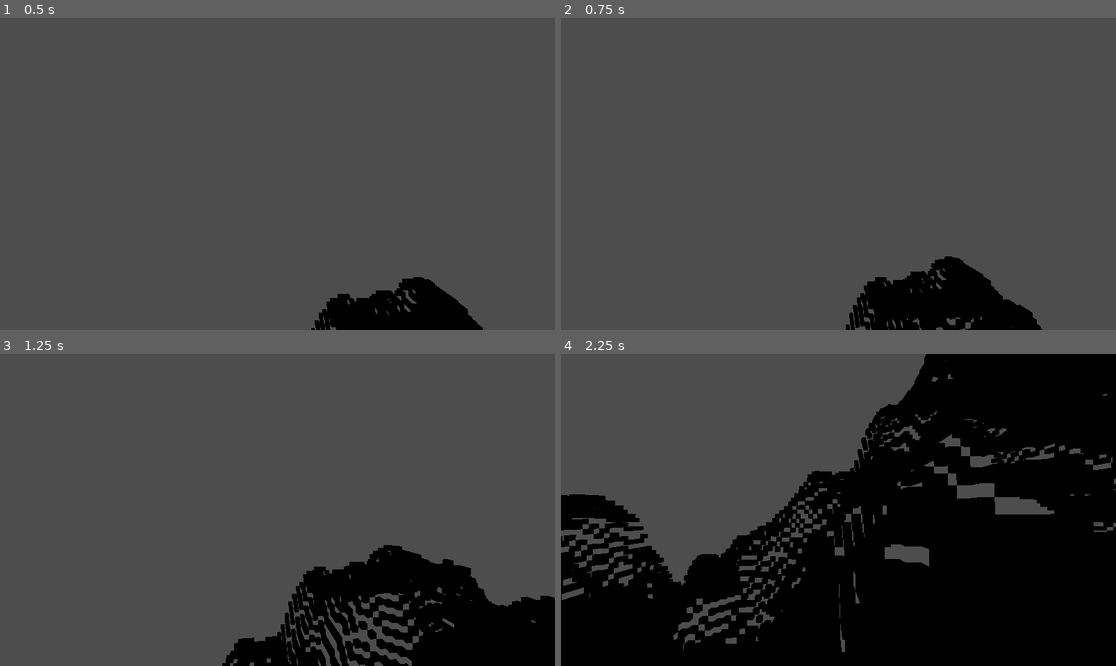
Above: before the commit, frames 1-4 (two rows, left to right).
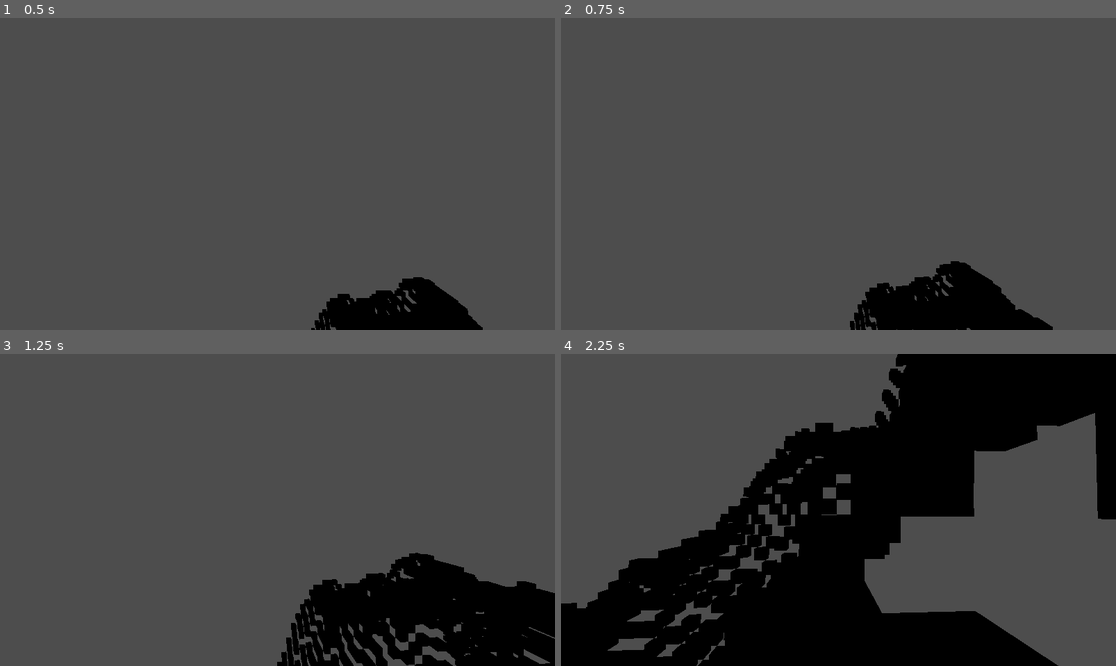
Above: after the commit, the same moments.

Repository: MaximilianFoerstlOTH/Procedural-Generation-Test
Game: Godot game, scene res://Game.tscn
Same seed, same stepped clock (60 frames per second), same inputs: the game is played once before the commit and once after it. The project has no main scene, so this scene is started directly.
Inputs (mouse positions are in pixels of both pictures, inside the frame that each line leads up to):
- Up to frame 1 (0.5 s): no input
- Up to frame 2 (0.75 s): tap Enter at 0.5 s; move the mouse to (866, 174) at 0.52 s; hold W (move_forward, bound only after the commit) from 0.53 s (still down); tap Q at 0.6 s
- Up to frame 3 (1.25 s): keep holding W (move_forward, bound only after the commit)
- Up to frame 4 (2.25 s): keep holding W (move_forward, bound only after the commit); move the mouse to (810, 510) at 1.27 s; tap E at 1.35 s; move the mouse to (849, 503) at 2.02 s; tap Shift at 2.1 s

Frame 1 is identical in both runs. In frame 2, 0.9% of the frame differs, in the area x 51-89%, y 76-100%; in frame 3, 5.4%; in frame 4, 33%, in the area x 0-100%, y 0-100%.

Commit message:
fixed movement

Diff:
--- a/Assets/Player/FPS_Movement.gd
+++ b/Assets/Player/FPS_Movement.gd
@@ -1,8 +1,7 @@
 extends CharacterBody3D
 
 var speed = 30
-var h_acceleration = 6
-var normal_acceleration = 6
+var h_acceleration = 1
 var gravity = 50
 var jump = 15
 var mouse_sensitivity = 0.1
@@ -42,8 +41,6 @@
 func _physics_process(delta):
 
 	move_direction = Vector3()
-
-
 	if not is_on_floor():
 		gravity_direction += Vector3.DOWN * gravity * delta
 	else:
@@ -59,7 +56,6 @@
 	elif Input.is_action_pressed("move_right"):
 		move_direction += transform.basis.x
 
-
 	move_direction = move_direction.normalized()
 	move_direction.y = gravity_direction.y
 	h_velocity = h_velocity.lerp(move_direction * speed, h_acceleration)
--- a/project.godot
+++ b/project.godot
@@ -28,37 +28,37 @@
 
 move_right={
 "deadzone": 0.5,
-"events": [Object(InputEventKey,"resource_local_to_scene":false,"resource_name":"","device":0,"window_id":0,"alt_pressed":false,"shift_pressed":false,"ctrl_pressed":false,"meta_pressed":false,"pressed":false,"keycode":0,"physical_keycode":0,"unicode":0,"echo":false,"script":null)
+"events": [null, Object(InputEventKey,"resource_local_to_scene":false,"resource_name":"","device":0,"window_id":0,"alt_pressed":false,"shift_pressed":false,"ctrl_pressed":false,"meta_pressed":false,"pressed":false,"keycode":0,"physical_keycode":68,"unicode":0,"echo":false,"script":null)
 ]
 }
 move_left={
 "deadzone": 0.5,
-"events": [Object(InputEventKey,"resource_local_to_scene":false,"resource_name":"","device":0,"window_id":0,"alt_pressed":false,"shift_pressed":false,"ctrl_pressed":false,"meta_pressed":false,"pressed":false,"keycode":0,"physical_keycode":0,"unicode":0,"echo":false,"script":null)
+"events": [Object(InputEventKey,"resource_local_to_scene":false,"resource_name":"","device":0,"window_id":0,"alt_pressed":false,"shift_pressed":false,"ctrl_pressed":false,"meta_pressed":false,"pressed":false,"keycode":0,"physical_keycode":65,"unicode":0,"echo":false,"script":null)
 ]
 }
 move_forward={
 "deadzone": 0.5,
-"events": [Object(InputEventKey,"resource_local_to_scene":false,"resource_name":"","device":0,"window_id":0,"alt_pressed":false,"shift_pressed":false,"ctrl_pressed":false,"meta_pressed":false,"pressed":false,"keycode":0,"physical_keycode":0,"unicode":0,"echo":false,"script":null)
+"events": [Object(InputEventKey,"resource_local_to_scene":false,"resource_name":"","device":-1,"window_id":0,"alt_pressed":false,"shift_pressed":false,"ctrl_pressed":false,"meta_pressed":false,"pressed":false,"keycode":0,"physical_keycode":87,"unicode":119,"echo":false,"script":null)
 ]
 }
 move_back={
 "deadzone": 0.5,
-"events": [Object(InputEventKey,"resource_local_to_scene":false,"resource_name":"","device":0,"window_id":0,"alt_pressed":false,"shift_pressed":false,"ctrl_pressed":false,"meta_pressed":false,"pressed":false,"keycode":0,"physical_keycode":0,"unicode":0,"echo":false,"script":null)
+"events": [Object(InputEventKey,"resource_local_to_scene":false,"resource_name":"","device":-1,"window_id":0,"alt_pressed":false,"shift_pressed":false,"ctrl_pressed":false,"meta_pressed":false,"pressed":false,"keycode":0,"physical_keycode":83,"unicode":115,"echo":false,"script":null)
 ]
 }
 move_up={
 "deadzone": 0.5,
-"events": [Object(InputEventKey,"resource_local_to_scene":false,"resource_name":"","device":0,"window_id":0,"alt_pressed":false,"shift_pressed":false,"ctrl_pressed":false,"meta_pressed":false,"pressed":false,"keycode":0,"physical_keycode":0,"unicode":0,"echo":false,"script":null)
+"events": [null, Object(InputEventKey,"resource_local_to_scene":false,"resource_name":"","device":0,"window_id":0,"alt_pressed":false,"shift_pressed":false,"ctrl_pressed":false,"meta_pressed":false,"pressed":false,"keycode":0,"physical_keycode":32,"unicode":0,"echo":false,"script":null)
 ]
 }
 move_down={
 "deadzone": 0.5,
-"events": [Object(InputEventKey,"resource_local_to_scene":false,"resource_name":"","device":0,"window_id":0,"alt_pressed":false,"shift_pressed":false,"ctrl_pressed":false,"meta_pressed":false,"pressed":false,"keycode":0,"physical_keycode":0,"unicode":0,"echo":false,"script":null)
+"events": [Object(InputEventKey,"resource_local_to_scene":false,"resource_name":"","device":-1,"window_id":0,"alt_pressed":false,"shift_pressed":false,"ctrl_pressed":false,"meta_pressed":false,"pressed":false,"keycode":0,"physical_keycode":4194326,"unicode":0,"echo":false,"script":null)
 ]
 }
 toggle_mouse_visible={
 "deadzone": 0.5,
-"events": [Object(InputEventKey,"resource_local_to_scene":false,"resource_name":"","device":0,"window_id":0,"alt_pressed":false,"shift_pressed":false,"ctrl_pressed":false,"meta_pressed":false,"pressed":false,"keycode":0,"physical_keycode":0,"unicode":0,"echo":false,"script":null)
+"events": [Object(InputEventKey,"resource_local_to_scene":false,"resource_name":"","device":0,"window_id":0,"alt_pressed":false,"shift_pressed":false,"ctrl_pressed":false,"meta_pressed":false,"pressed":false,"keycode":0,"physical_keycode":4194305,"unicode":0,"echo":false,"script":null)
 ]
 }
 
